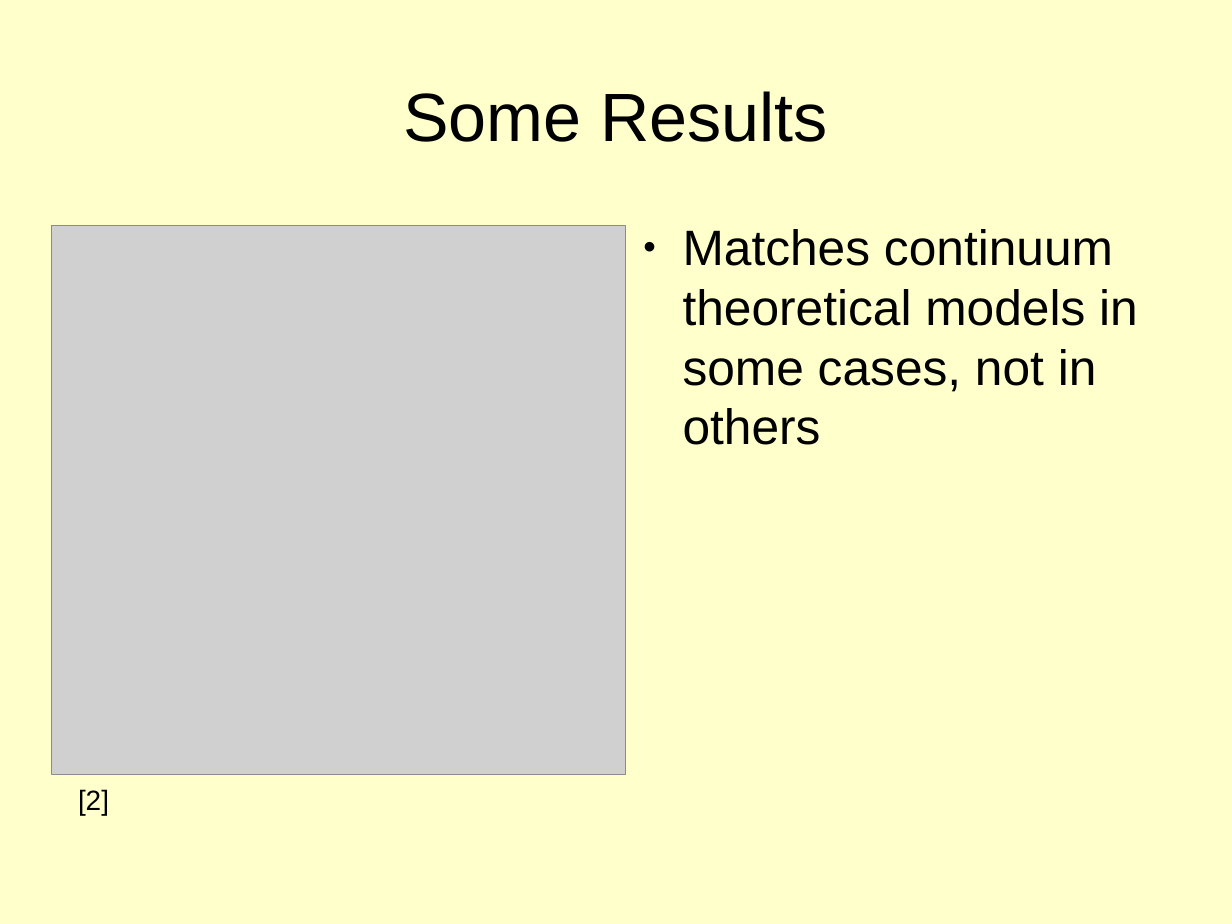
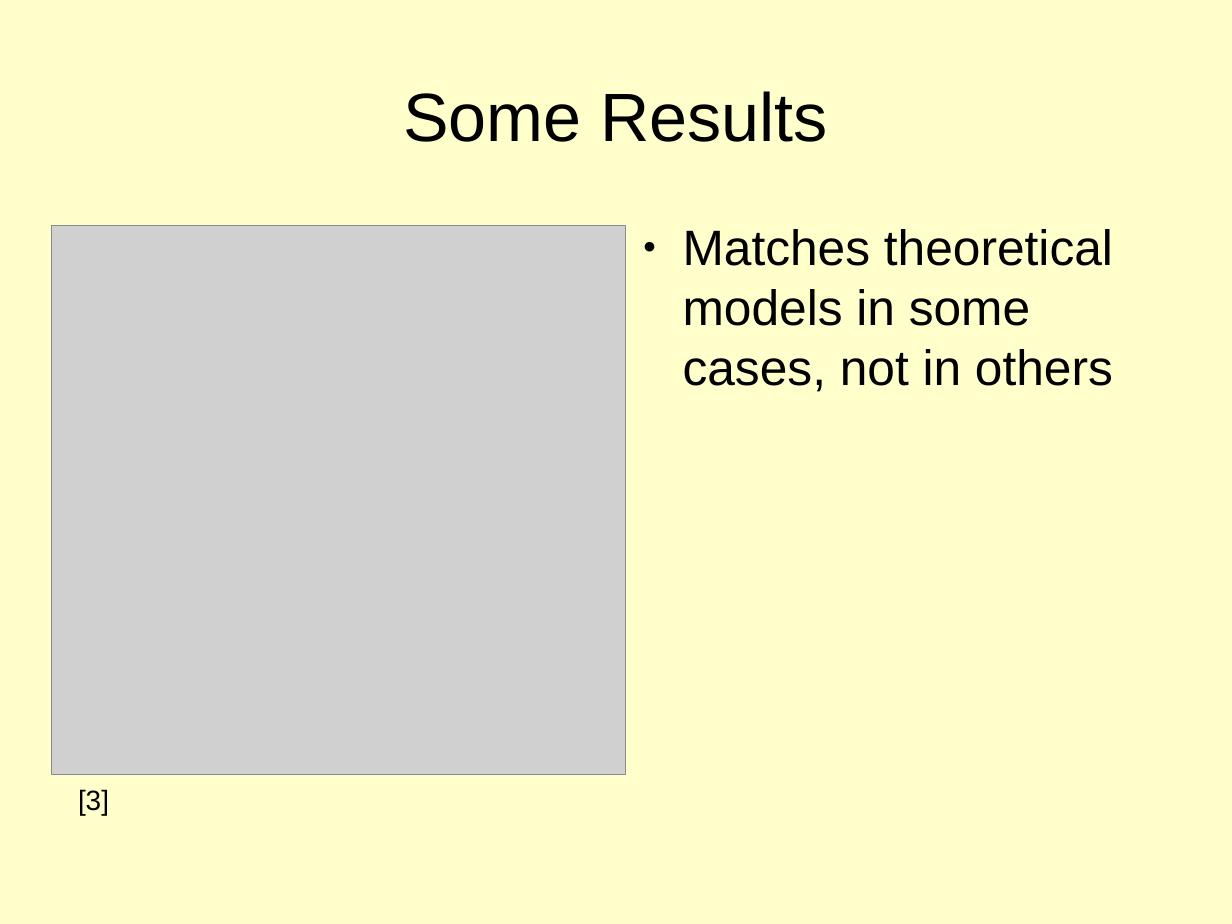
Before and after one commit to winter-muted/MmMmP, a slide deck: slide 8 of bberry/presentation/multiscale-irradiation-methods-review.odp. Drawn at 1232x924 pixels with LibreOffice and Linux fonts; fonts in the diff are those of the drawing; grey boxes stand for pictures. Boxes give left, top, right and bottom in pixels: in the first picture for what was removed or moved away, otherwise in the second. Text is boxed around its words. In the diff, an @@ line names an element or a change of style, - is before the commit and + after.

```diff
--- a/bberry/presentation/multiscale-irradiation-methods-review.odp
+++ b/bberry/presentation/multiscale-irradiation-methods-review.odp
@@ text at (x1=683, y1=229, x2=1113, y2=392): text changed @@
-● Matches continuum theoretical models in some cases, not in others
+● Matches theoretical models in some cases, not in others
@@ text at (x1=78, y1=789, x2=109, y2=816): text changed @@
-[2]
+[3]
```
Also in this commit, not shown: 3 other slides changed, 1 other file.
